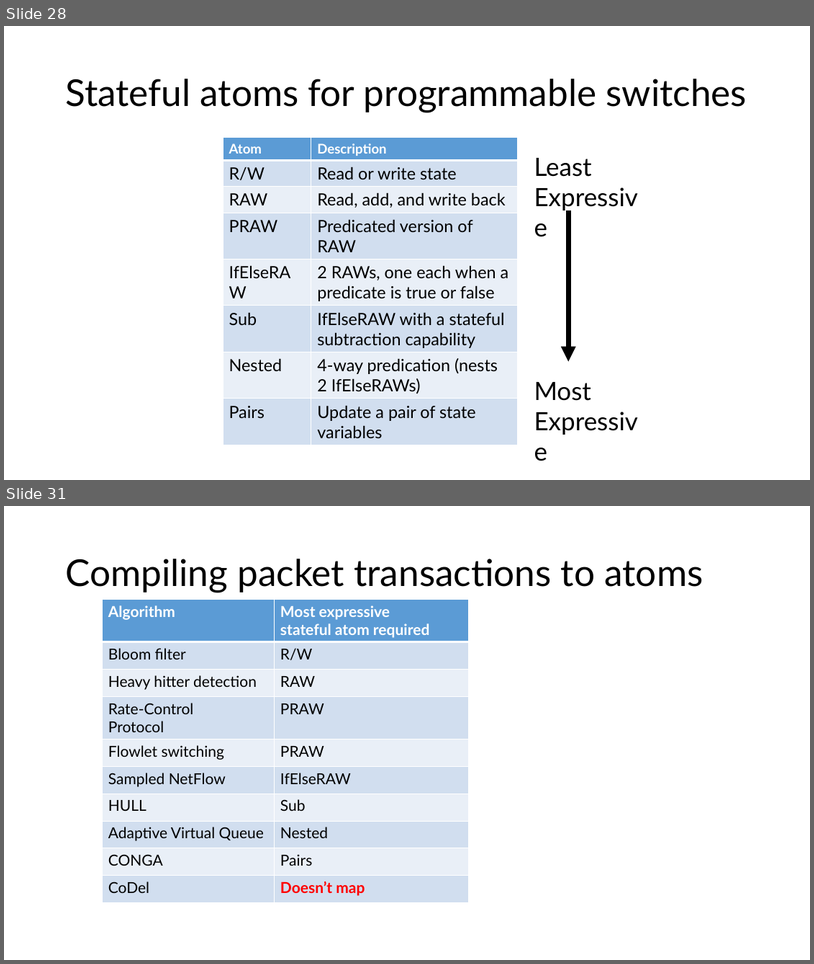
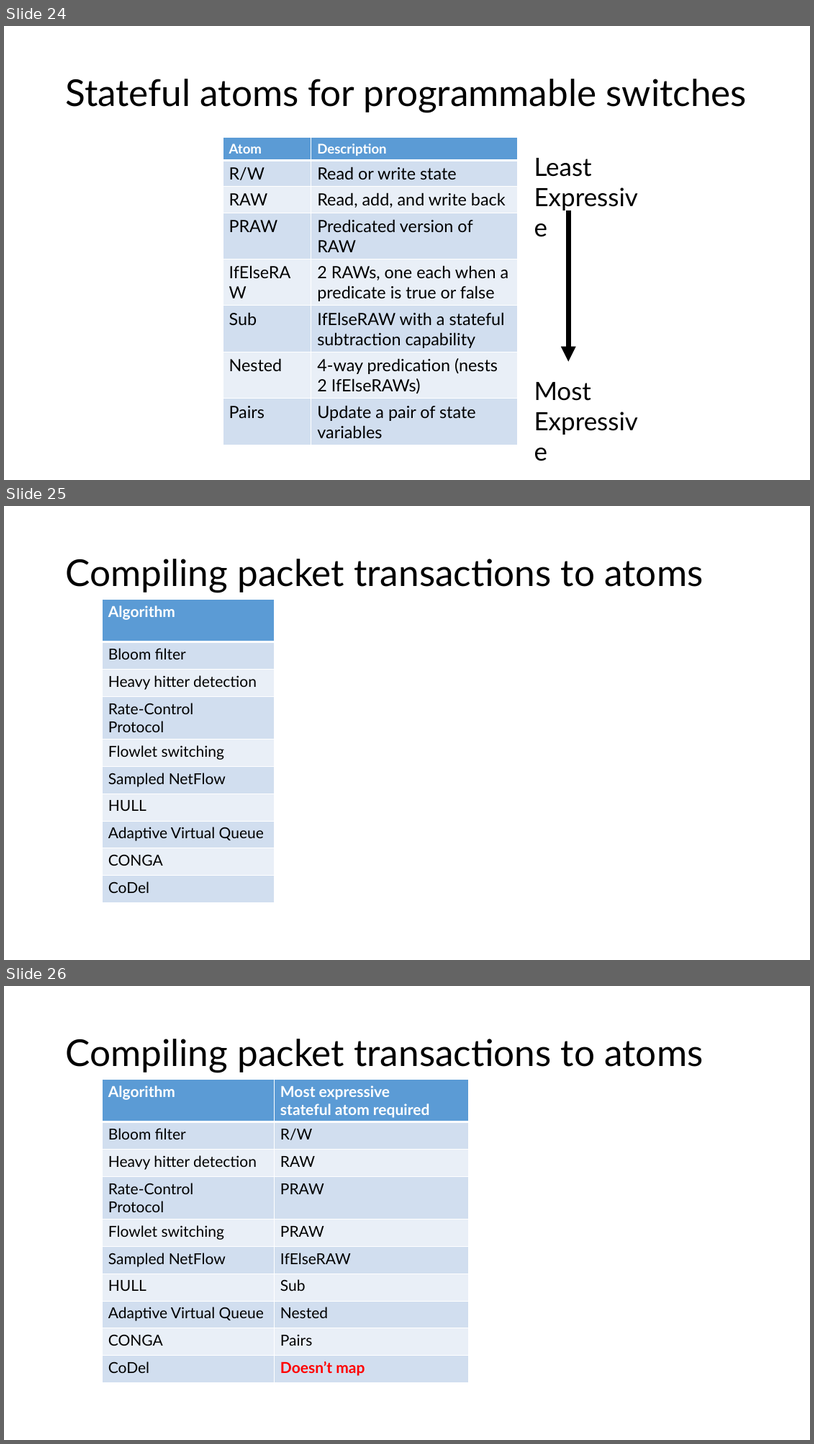
Before and after one commit to anirudhSK/pifo-domino-marple-ppts, a slide deck: combined_domino_pifo.pptx. Shown one above the other, each under a label of ours: slides 28 and 31 before the commit, slides 24, 25 and 26 after it; the slides between them are not shown. The pictures are 814x964 and 814x1444 pixels, drawn with LibreOffice and Linux fonts; fonts in the diff are those of the drawing. Boxes give left, top, right and bottom in pixels: in the first picture for what was removed or moved away, otherwise in the second. Text is boxed around its words. In the diff, an @@ line names an element or a change of style, - is before the commit and + after.

```diff
--- a/combined_domino_pifo.pptx
+++ b/combined_domino_pifo.pptx
@@ slide 25 added at <box>4,506,810,960</box>, background #FFFFFF @@
@@ title added at <box>65,559,703,592</box>, 44 pt, text #000000 @@
+Compiling packet transactions to atoms
@@ table added at <box>102,599,275,903</box>, 10 rows, 1 columns @@
+Algorithm
+Bloom filter
+Heavy hitter detection
+Rate-Control / Protocol
+Flowlet switching
+Sampled NetFlow
+HULL
+Adaptive Virtual Queue
+CONGA
+CoDel
@@ what was slide 28 is now slide 24 @@
@@ what was slide 31 is now slide 26 @@
```
Also in this commit, not shown: 4 slides changed, 5 other slides added, 5 slides removed.
